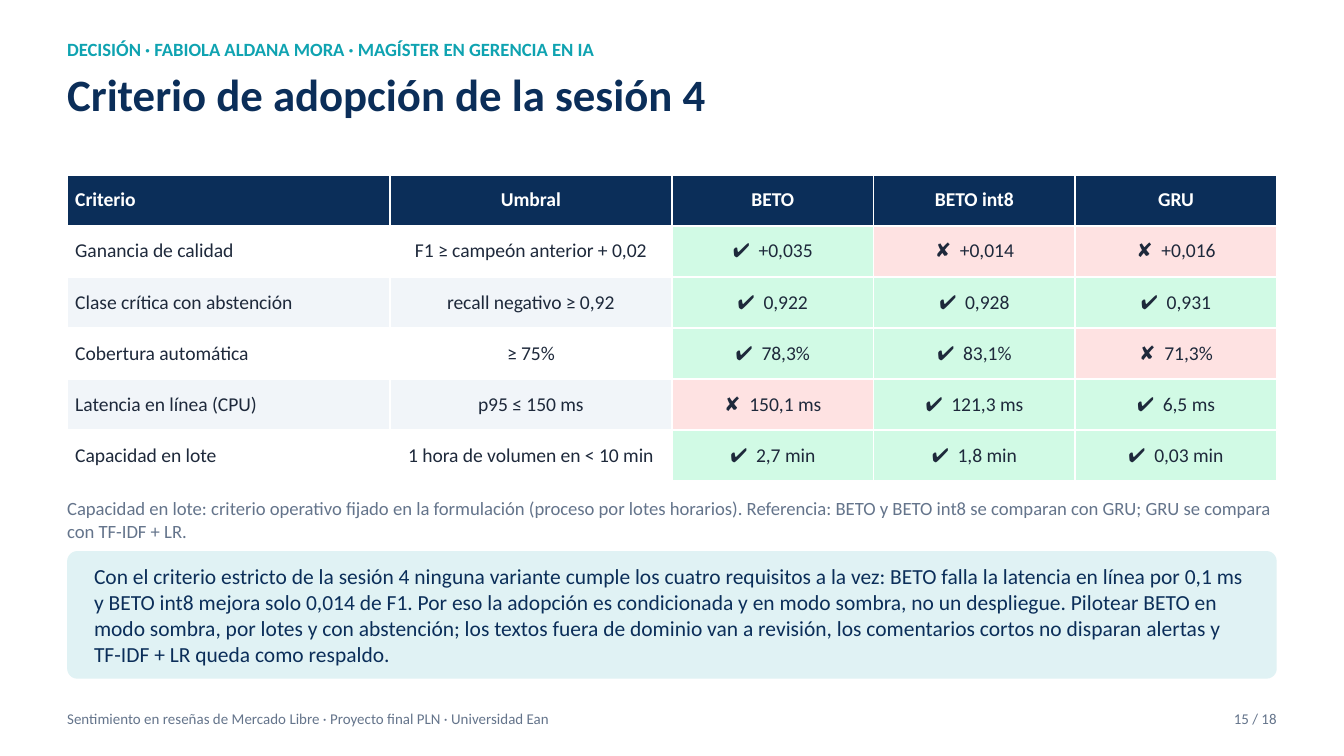
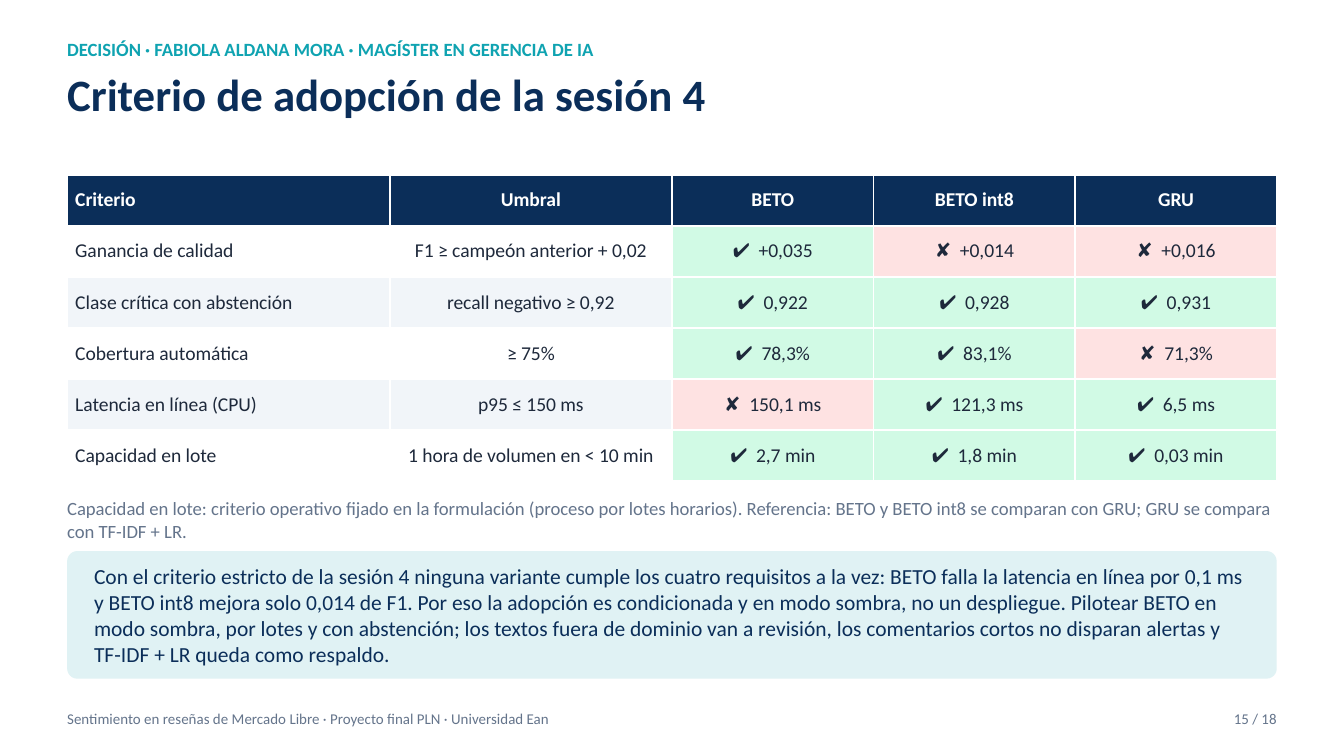
Before and after one commit to pedrogarciar13/proyecto_final_pln, a slide deck: slide 15 of docs/Presentacion_Proyecto_PLN.pptx. Drawn at 1344x756 pixels with LibreOffice and Linux fonts; fonts in the diff are those of the drawing. Boxes give left, top, right and bottom in pixels: in the first picture for what was removed or moved away, otherwise in the second. Text is boxed around its words. In the diff, an @@ line names an element or a change of style, - is before the commit and + after.

```diff
--- a/docs/Presentacion_Proyecto_PLN.pptx
+++ b/docs/Presentacion_Proyecto_PLN.pptx
@@ text at <box>67,41,593,56</box>: text changed @@
-DECISIÓN · FABIOLA ALDANA MORA · MAGÍSTER EN GERENCIA EN IA
+DECISIÓN · FABIOLA ALDANA MORA · MAGÍSTER EN GERENCIA DE IA
```
Also in this commit, not shown: 6 other slides changed, 12 other files.
